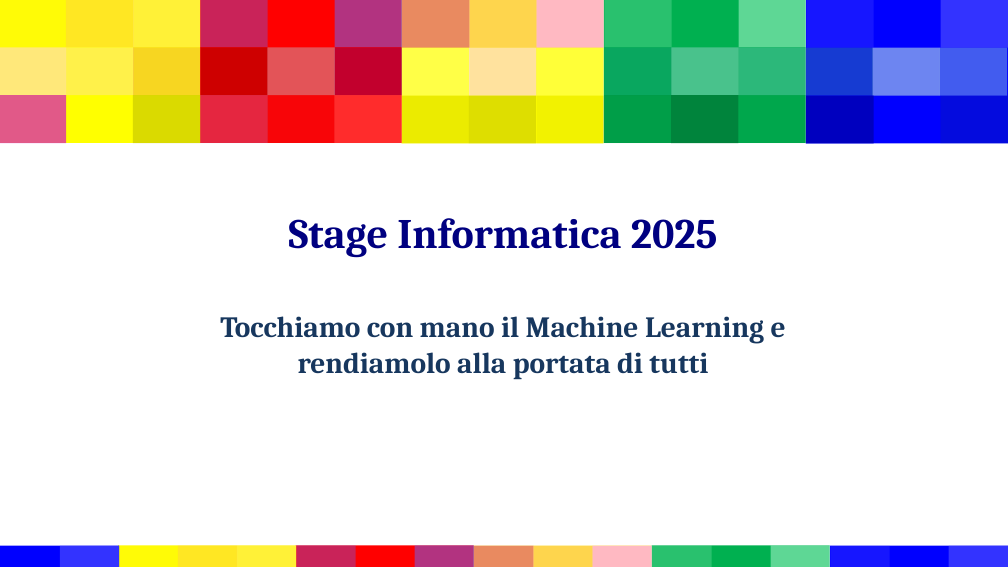
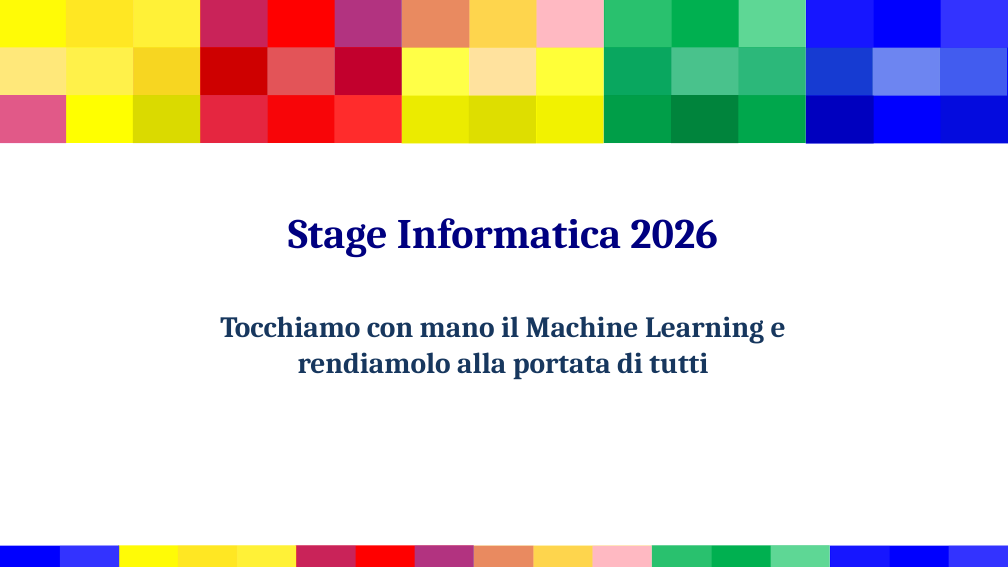
Before and after one commit to Biondi-Tommaso/knnVisualizer, a slide deck: slide 1 of Materiale_per_tutor/Presentazione.pptx. Drawn at 1008x567 pixels with LibreOffice and Linux fonts; fonts in the diff are those of the drawing. Boxes give left, top, right and bottom in pixels: in the first picture for what was removed or moved away, otherwise in the second. Text is boxed around its words. In the diff, an @@ line names an element or a change of style, - is before the commit and + after.

```diff
--- a/Materiale_per_tutor/Presentazione.pptx
+++ b/Materiale_per_tutor/Presentazione.pptx
@@ title at <box>288,218,718,258</box>: text changed @@
-Stage Informatica 2025
+Stage Informatica 2026
```
Also in this commit, not shown: 5 other slides changed, 2 slides added.
